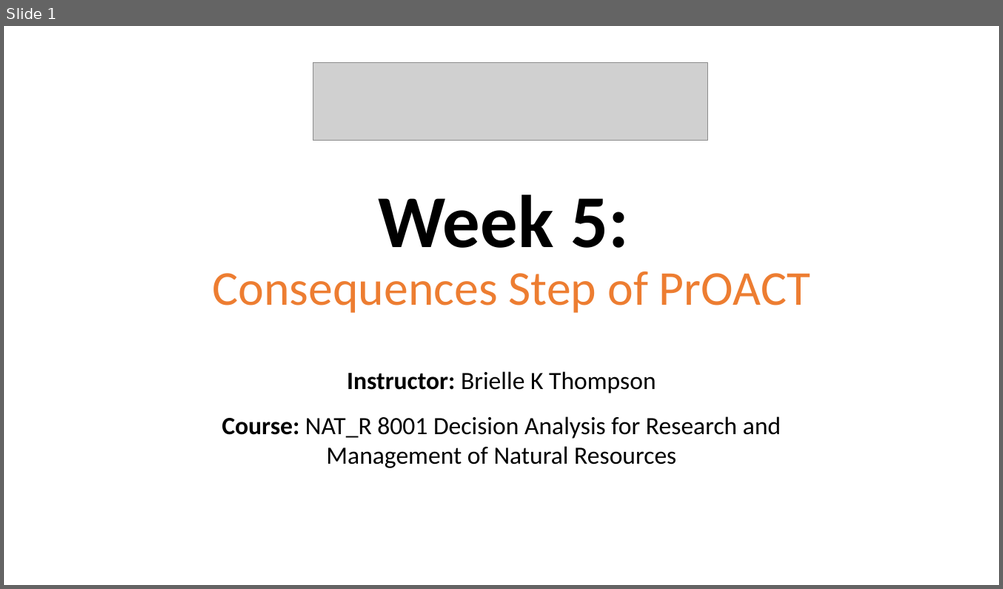
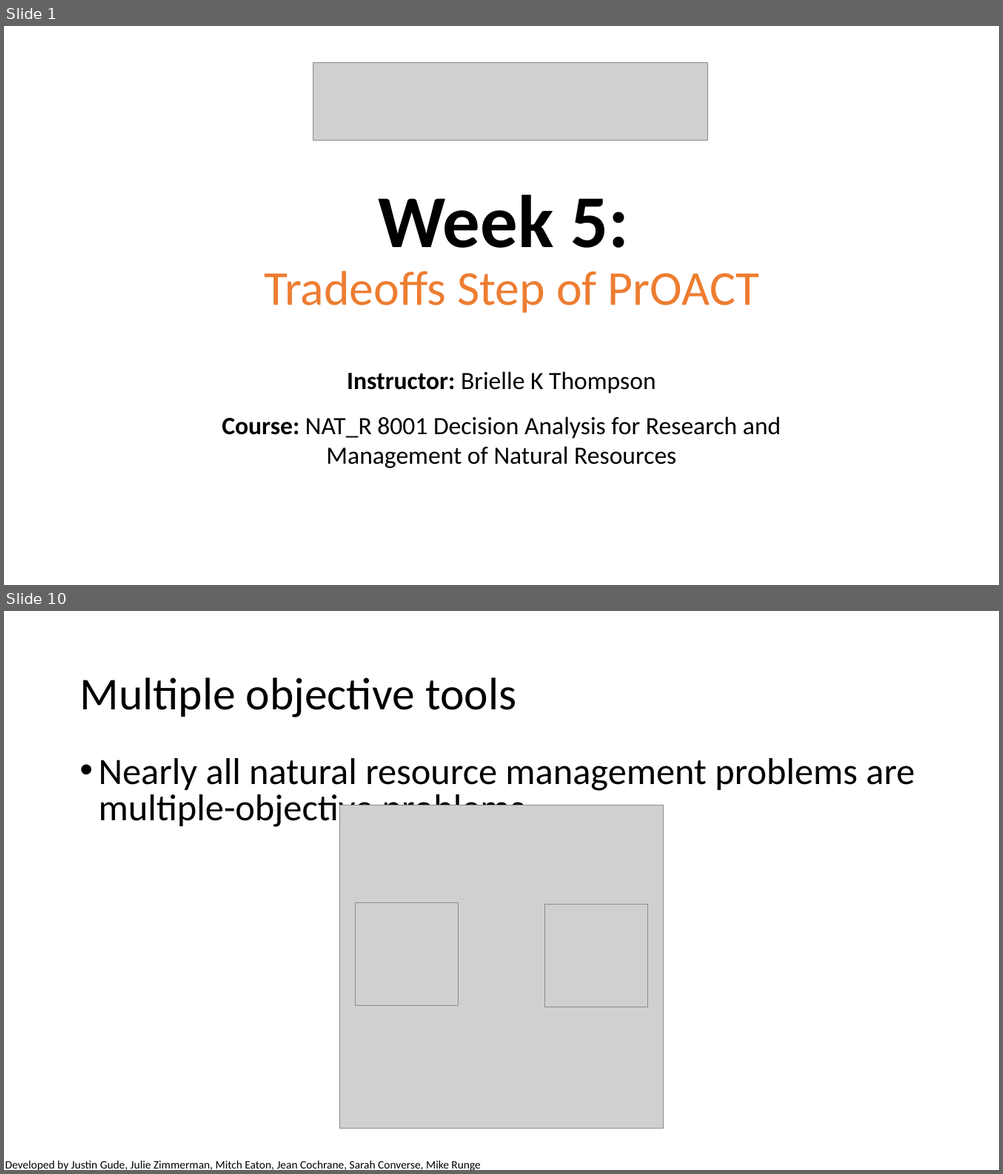
Before and after one commit to briellekthompson/NATR_8001_DecisionAnalysis_Fall25_Mizzou, a slide deck: material/Week5-Tradeoffs/Week5_SDM_Mizzou.pptx. Shown one above the other, each under a label of ours: slide 1 before the commit, slides 1 and 10 after it; the slides between them are not shown. The pictures are 1003x589 and 1003x1174 pixels, drawn with LibreOffice and Linux fonts; fonts in the diff are those of the drawing; grey boxes stand for pictures; background and template pictures are left out. Boxes give left, top, right and bottom in pixels: in the first picture for what was removed or moved away, otherwise in the second. Text is boxed around its words. In the diff, an @@ line names an element or a change of style, - is before the commit and + after.

Commit message:
Week 5 material

```diff
--- a/material/Week5-Tradeoffs/Week5_SDM_Mizzou.pptx
+++ b/material/Week5-Tradeoffs/Week5_SDM_Mizzou.pptx
@@ slide 10 added at <box>4,611,999,1170</box>, background #FFFFFF @@
@@ title added at <box>79,678,516,718</box>, 44 pt, text #000000 @@
+Multiple objective tools
@@ text added at <box>99,758,914,829</box>, 36 pt, text #000000 @@
+• Nearly all natural resource management problems are multiple-objective problems
@@ picture added at <box>340,805,663,1129</box> @@
@@ picture added at <box>356,903,458,1006</box> @@
@@ picture added at <box>545,905,648,1008</box> @@
@@ text added at <box>5,1161,480,1170</box>, 11 pt, text #000000 @@
+Developed by Justin Gude, Julie Zimmerman, Mitch Eaton, Jean Cochrane, Sarah Converse, Mike Runge
@@ slide 1 changed as well @@
@@ title at <box>264,195,760,313</box>: text changed @@
-Week 5:
-Consequences Step of PrOACT
+Week 5:
+Tradeoffs Step of PrOACT
```
Also in this commit, not shown: 1 other slide changed, 48 other slides added, 1 slide removed, 5 other files.
